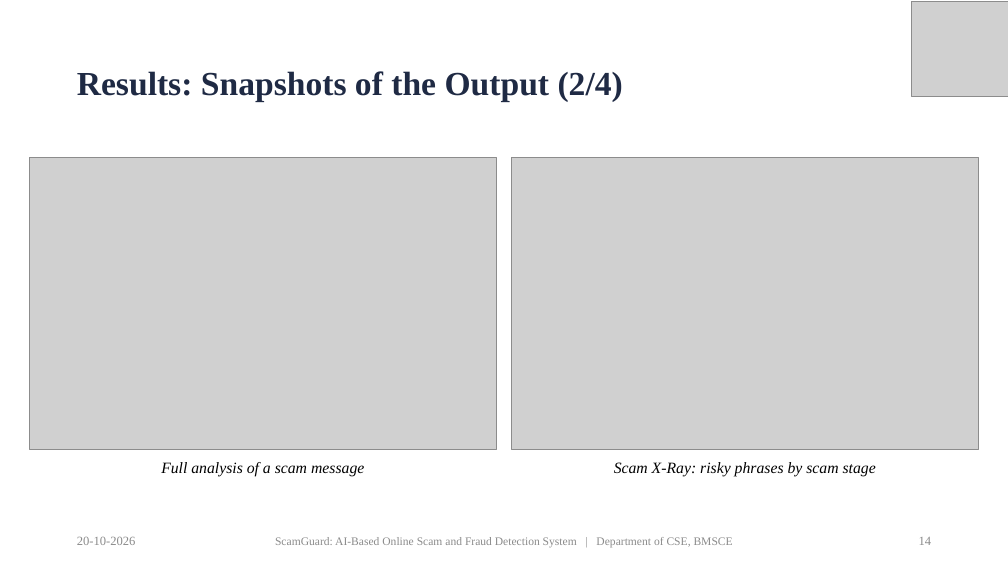
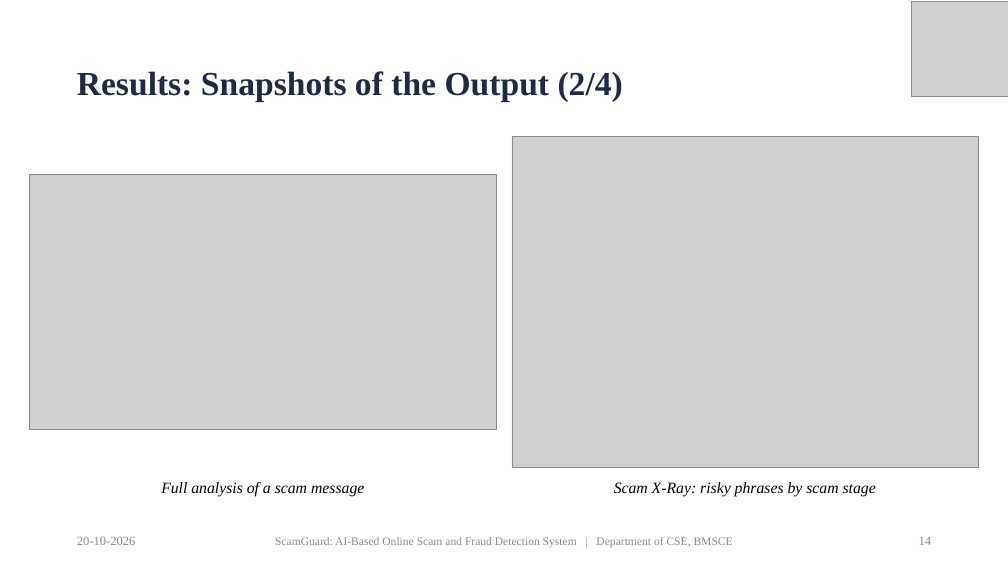
Before and after one commit to priyamthakur275/ScamGuard-AI, a slide deck: slide 14 of docs/presentation/ScamGuard_PP2_Presentation.pptx. Drawn at 1008x567 pixels with LibreOffice and Linux fonts; fonts in the diff are those of the drawing; grey boxes stand for pictures. Boxes give left, top, right and bottom in pixels: in the first picture for what was removed or moved away, otherwise in the second. Text is boxed around its words. In the diff, an @@ line names an element or a change of style, - is before the commit and + after.

Commit message:
Presentation: snapshots cropped to the content at full resolution

```diff
--- a/docs/presentation/ScamGuard_PP2_Presentation.pptx
+++ b/docs/presentation/ScamGuard_PP2_Presentation.pptx
@@ picture: place and size @@
-picture at [512,157,979,449]
+picture at [512,136,978,467]
@@ picture: place and size @@
-picture at [29,157,497,449]
+picture at [29,174,497,430]
@@ text "Full analysis of a scam ...": place and size @@
-text "Full analysis of a scam ..." at [161,462,364,476]
+text "Full analysis of a scam ..." at [161,482,364,496]
@@ text "Scam X-Ray: risky phrases by ...": place and size @@
-text "Scam X-Ray: risky phrases by ..." at [614,462,876,476]
+text "Scam X-Ray: risky phrases by ..." at [614,482,876,496]
```
Also in this commit, not shown: 3 other slides changed.
